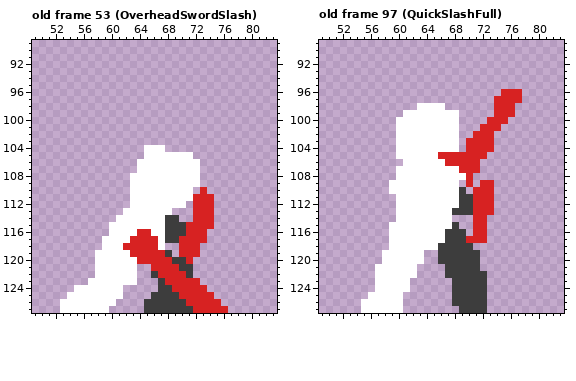
Two states of a pixel-art file, src/Unity/Fighters/Assets/Art/Sprites/Animations/knight.aseprite. This is how it looked before the edit.
128x128 pixels, 116 frames. Shown: old frame 53 (OverheadSwordSlash): x 49..83, y 89..127; old frame 97 (QuickSlashFull): x 49..83, y 89..127. The commit also changed other frames, which this record leaves out.
The result:
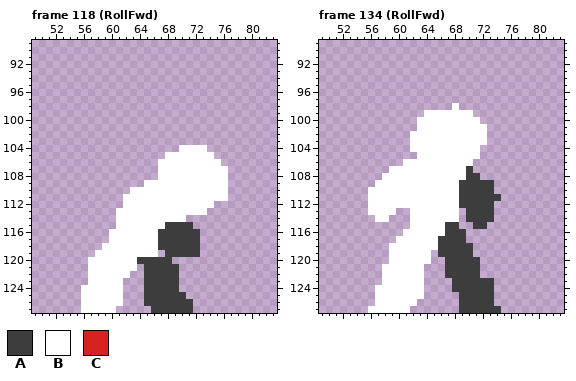
Palette (. is transparent): A #3d3d3d  B #ffffff  C #d72222
A new or re-ordered frame is compared with the old frame closest to it.
What changed:
frames 116 -> 135
Changed rows in their new state; - is an unchanged pixel.
Frame 118 (RollFwd) is new; against old frame 53 (OverheadSwordSlash), layers "Layer 2", "Layer 1":
first column x 53:
104 ------------...--BBBB---
105 ------------...----BBB--
106 -----------...------BBB-
107 -----------...------BBBB
108 ----------....------BBBB
109 ----------..--------BBBB
110 -------------------BBBBB
111 ---------B---------BBBBB
112 ---------B--------BBBB--
113 --------B-------BBBBB.--
114 ---------------BBB-...--
115 -------.----------A...--
116 -----------BB-A---AA.---
117 ------.---BBBBA--AAA.---
118 ---------BBBBBAAAAAA----
119 ----------BBBB.-AAAA----
120 ----B------AAAAA...-----
121 ----B-------AAAAA..-----
122 ----B-----.-A-AAA..-----
123 ---------..-AA-AA...----
124 --.---------AA--A....---
125 -..---------A----A....--
126 ...-----B---------A....-
127 ...----B----.------.....
Frame 134 (RollFwd) is new; against old frame 97 (QuickSlashFull), layers "Layer 2", "Layer 1":
first column x 55:
 96 --------------------...
 97 -------------------....
 98 --------....-B-----...-
 99 ------...-----BB---...-
100 -----...------BBB-...--
101 -----...------BBBB..---
102 -----..-------BBBB.----
103 -----..-------BBBB.----
104 -----..-------BBB..----
105 -----...---BBBBBB.-----
106 ------------BBBB.------
107 ----B---------BA.------
108 ---BB----------AA------
109 --BB----------AAAAA----
110 -BBB-----------AAAA----
111 -BBBB-----------AAAA---
112 -BBBB-----------AAA----
113 -BBBB..------B.-AAA----
114 --BB-..------B-AAAA----
115 ----...-----A---AA-----
116 ----..----------..-----
117 ----.------A---...-----
119 ---.-----B------.------
120 ---.-----B-.-----------
121 --.-----B--------------
122 --.-----B--------.-----
123 --.----BB---------A----
124 -------BB---------A----
125 -.----BBB----.----A----
126 ..----BB-----.----A----
127 .-----B-----------AA---
Where, in picture pixels (left, top, right, bottom), the same in both pictures:
changed: (60, 145, 228, 313)
changed: (361, 89, 522, 313)
